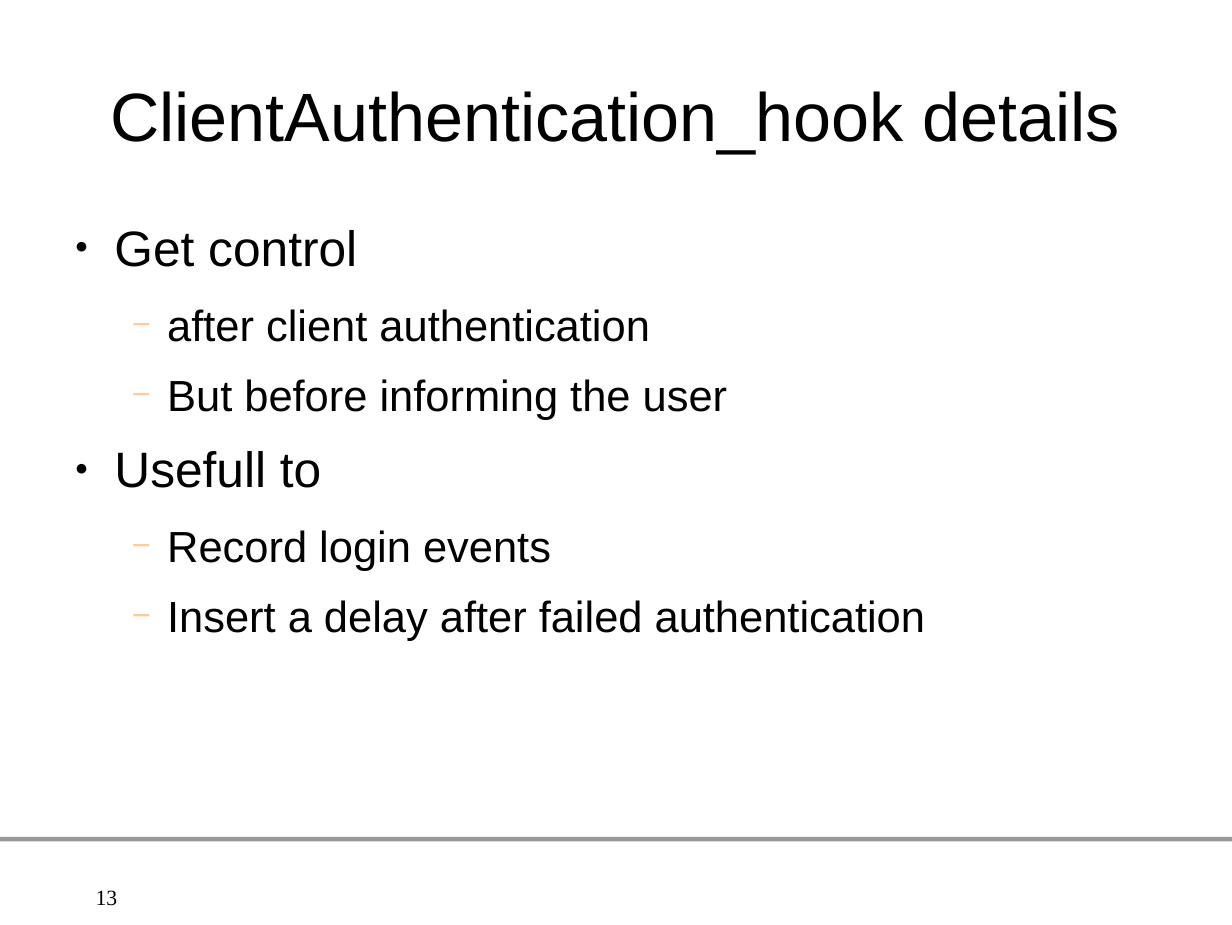
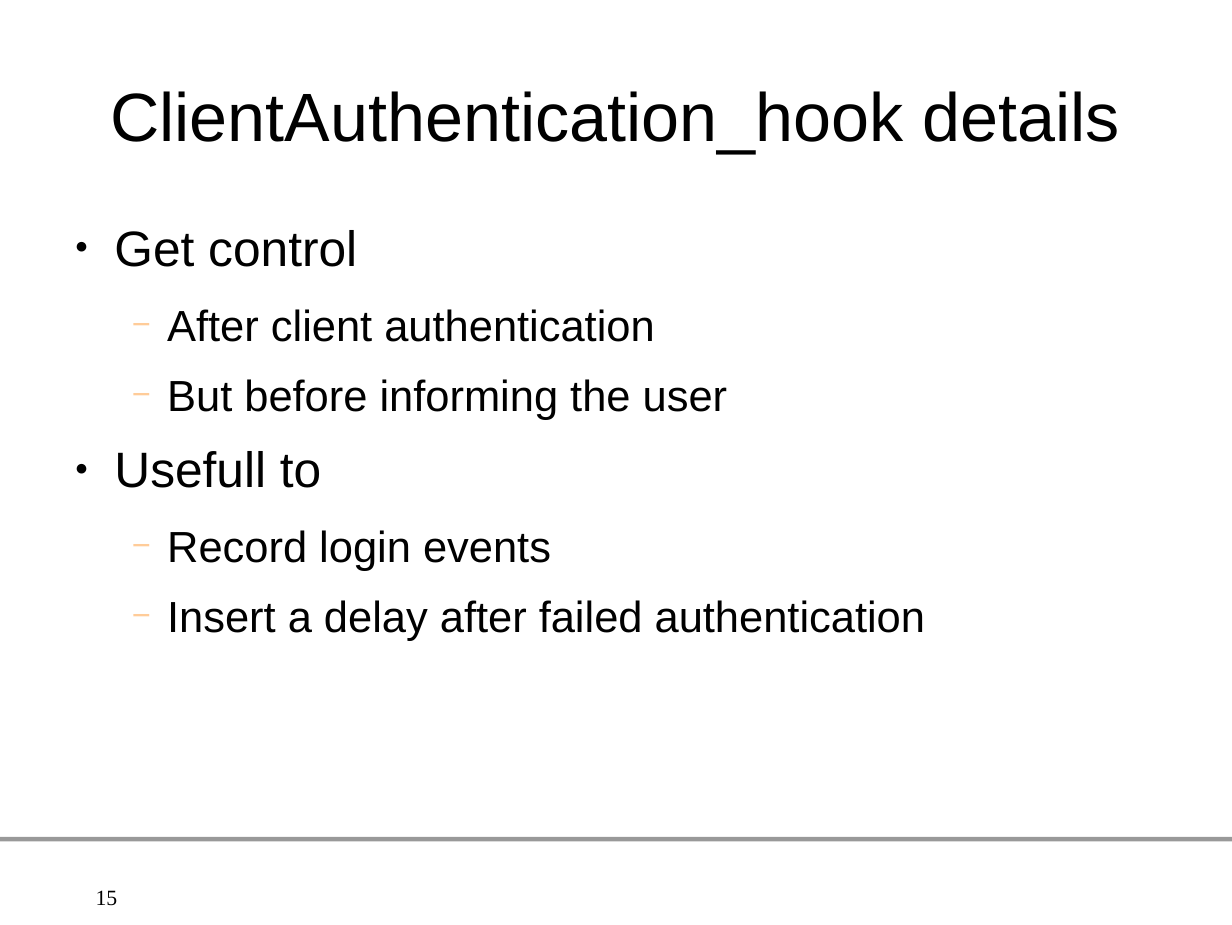
Before and after one commit to gleu/Hooks-in-PostgreSQL, a slide deck: slide 15 of hooks_in_postgresql.odp (slide 13 before the commit). Drawn at 1232x925 pixels with LibreOffice and Linux fonts; fonts in the diff are those of the drawing; background and template pictures are left out. Boxes give left, top, right and bottom in pixels: in the first picture for what was removed or moved away, otherwise in the second. Text is boxed around its words. In the diff, an @@ line names an element or a change of style, - is before the commit and + after.

Commit message:
Four more slides
to explain how to set/unset the function pointer, and the parameters of a
ClientAuthentication_hook and of a check_password_hook.

```diff
--- a/hooks_in_postgresql.odp
+++ b/hooks_in_postgresql.odp
@@ text at (167, 309, 654, 342): text changed @@
-  − after client authentication
+  − After client authentication
@@ page number at (96, 890, 118, 906): text changed @@
-13
+15
```
Also in this commit, not shown: 2 other slides changed, 4 slides added.
